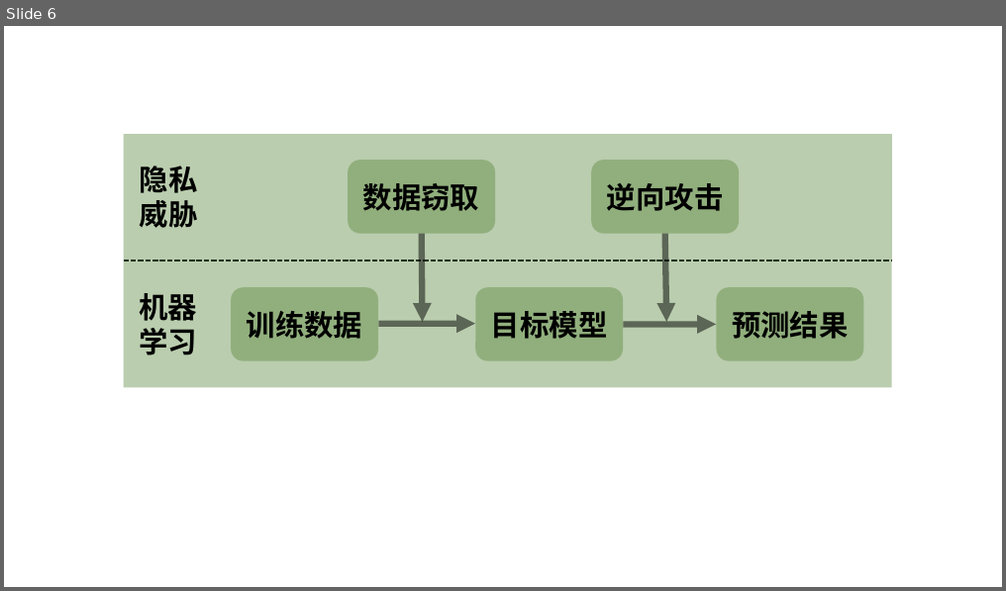
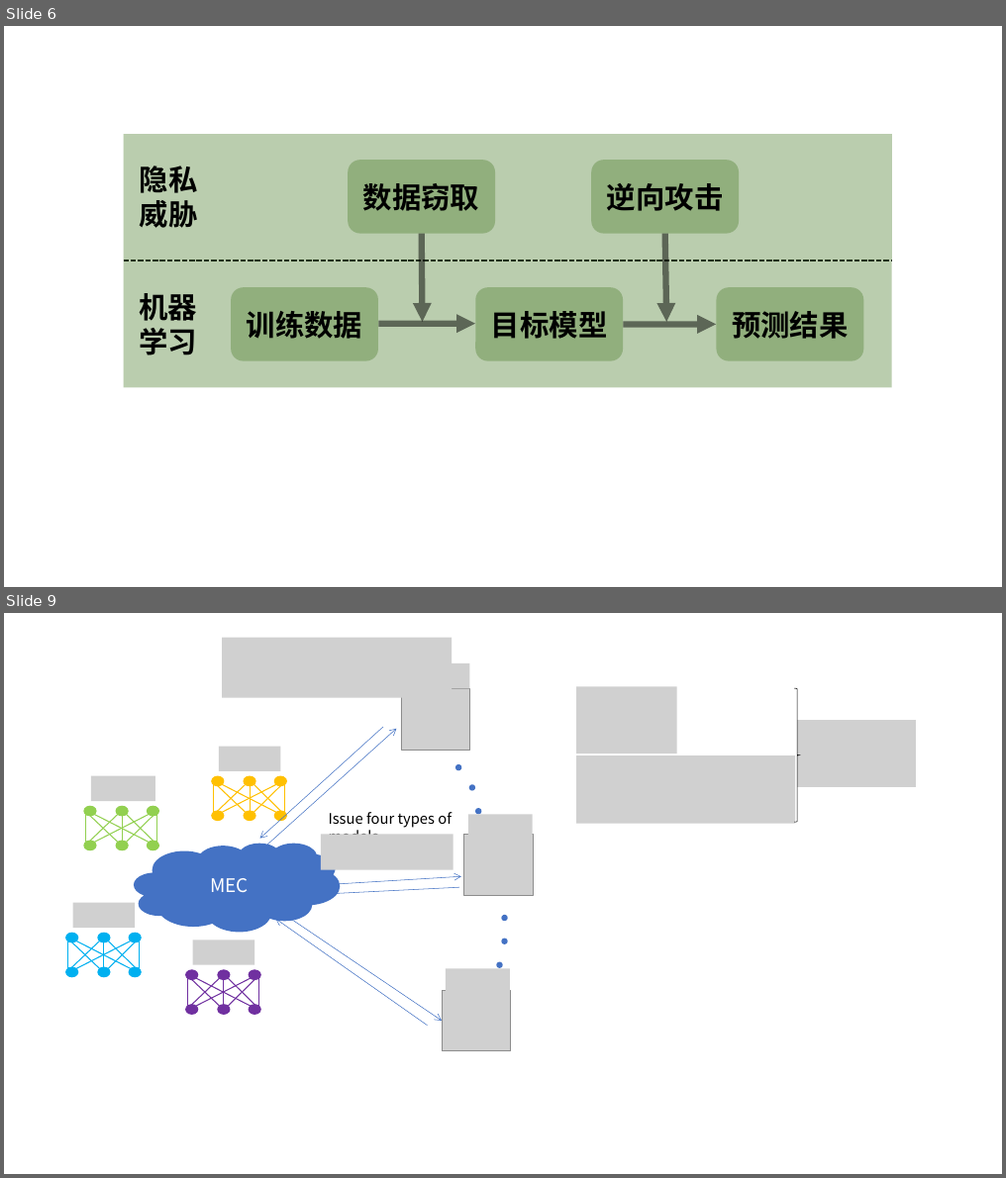
Before and after one commit to lao1a0/Iov-with-FL, a slide deck: 03-01组会/演示文稿1.pptx. Shown one above the other, each under a label of ours: slide 6 before the commit, slides 6 and 9 after it; the slides between them are not shown. The pictures are 1006x591 and 1006x1178 pixels, drawn with LibreOffice and Linux fonts; fonts in the diff are those of the drawing; grey boxes stand for pictures; background and template pictures are left out. Boxes give left, top, right and bottom in pixels: in the first picture for what was removed or moved away, otherwise in the second. Text is boxed around its words. In the diff, an @@ line names an element or a change of style, - is before the commit and + after.

```diff
--- a/03-01组会/演示文稿1.pptx
+++ b/03-01组会/演示文稿1.pptx
@@ slide 9 added at (4,613,1002,1174), background #FFFFFF @@
@@ picture added at (222,638,451,698) @@
@@ picture added at (406,663,470,688) @@
@@ picture added at (401,688,469,750) @@
@@ picture added at (576,686,677,754) @@
@@ right brace added at (795,688,801,823), outline #000000 0.5 pt @@
@@ arrow added from (383, 727) to (260, 839), #4472C4 0.5 pt @@
@@ arrow added from (263, 848) to (396, 728), #4472C4 0.5 pt @@
@@ picture added at (798,720,916,787) @@
@@ group added at (212,747,286,821): 9 lines, 6 ellipses, 1 picture @@
@@ picture added at (576,756,795,823) @@
@@ group added at (84,776,159,851): 9 lines, 6 ellipses, 1 picture @@
@@ ellipse added at (455,764,461,770), fill #4472C4 @@
@@ ellipse added at (469,784,475,790), fill #4472C4 @@
@@ text added at (329,812,451,835), 14 pt, text #000000 @@
+Issue four types of models
@@ picture added at (468,814,533,840) @@
@@ ellipse added at (475,808,481,814), fill #4472C4 @@
@@ cloud added at (134,843,340,932), fill #4472C4, 18 pt, text #FFFFFF @@
+MEC
@@ picture added at (321,835,453,870) @@
@@ picture added at (463,835,533,896) @@
@@ arrow added from (282, 888) to (461, 876), #4472C4 0.5 pt @@
@@ group added at (65,903,141,977): 9 lines, 6 ellipses, 1 picture @@
@@ arrow added from (460, 888) to (292, 896), #4472C4 0.5 pt @@
@@ arrow added from (427, 1026) to (275, 919), #4472C4 0.5 pt @@
@@ arrow added from (285, 915) to (442, 1021), #4472C4 0.5 pt @@
@@ ellipse added at (502,915,508,921), fill #4472C4 @@
@@ ellipse added at (502,939,508,945), fill #4472C4 @@
@@ group added at (186,940,261,1015): 9 lines, 6 ellipses, 1 picture @@
@@ picture added at (446,968,510,994) @@
@@ ellipse added at (497,961,503,967), fill #4472C4 @@
@@ picture added at (442,990,511,1052) @@
```
Also in this commit, not shown: 11 other slides added, 10 other files.
